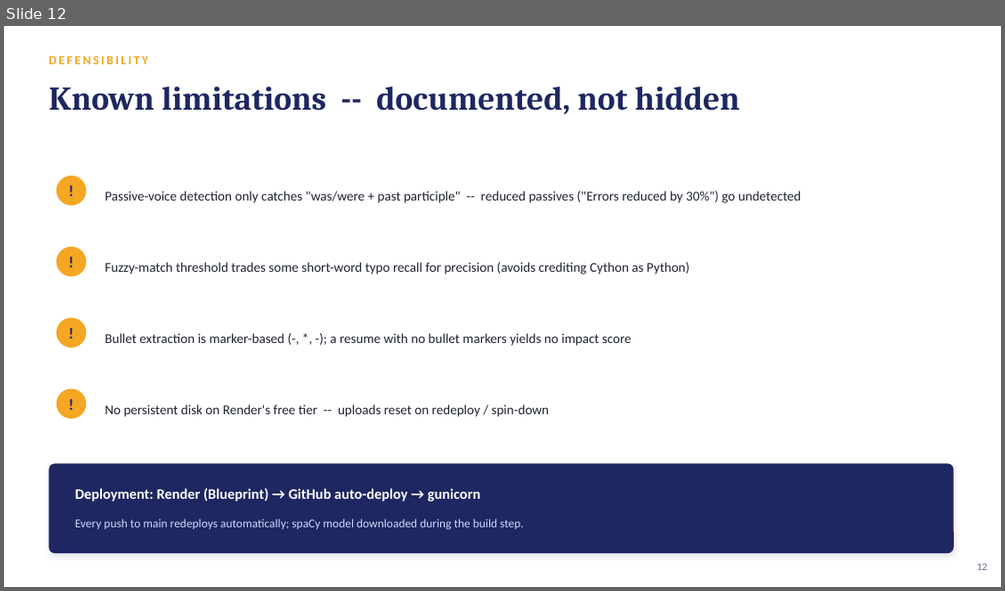
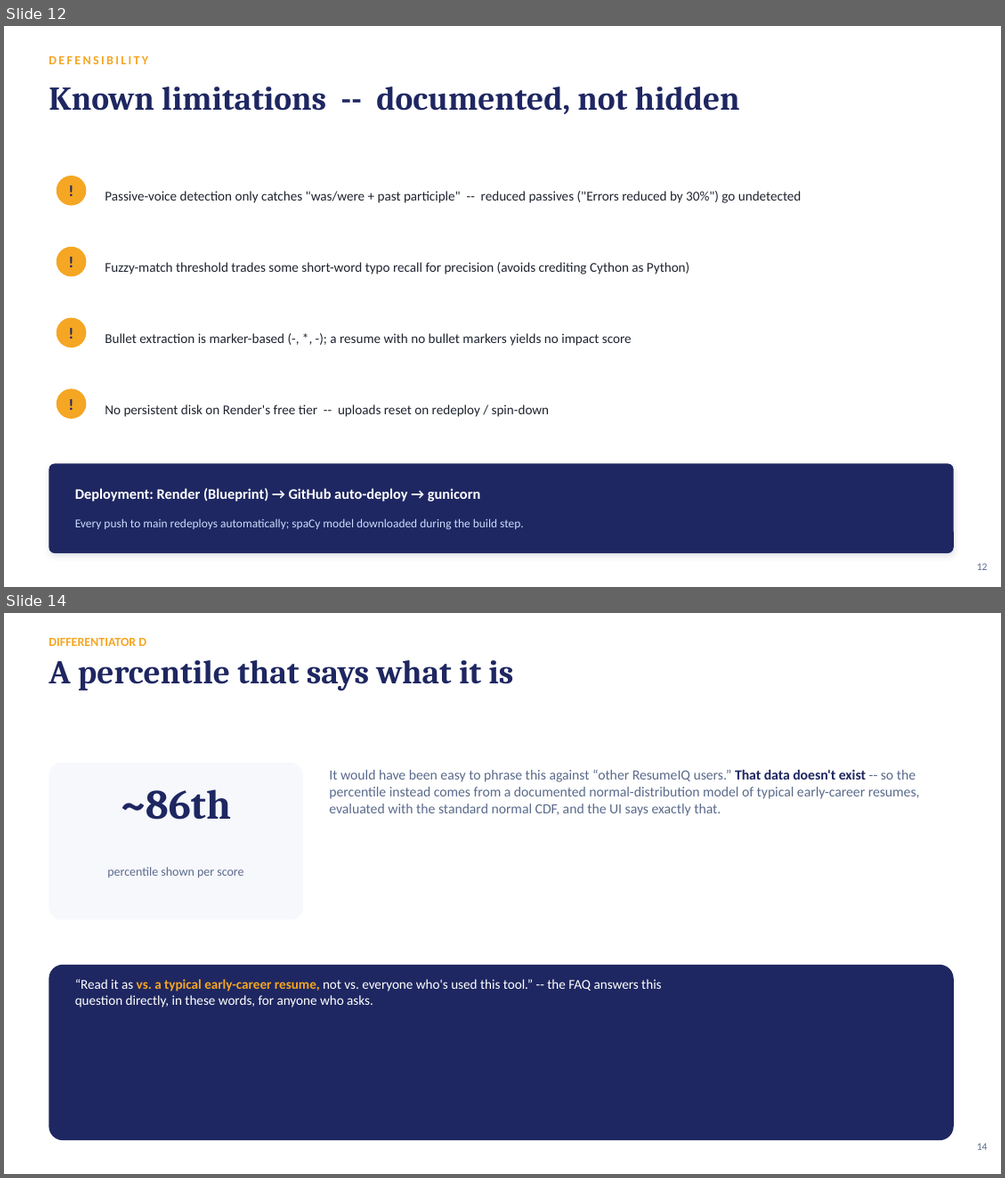
Before and after one commit to AdityaParthasarathy/resumeiq, a slide deck: docs/ResumeIQ_Presentation.pptx. Shown one above the other, each under a label of ours: slide 12 before the commit, slides 12 and 14 after it; the slides between them are not shown. The pictures are 1005x591 and 1005x1178 pixels, drawn with LibreOffice and Linux fonts; fonts in the diff are those of the drawing. Boxes give left, top, right and bottom in pixels: in the first picture for what was removed or moved away, otherwise in the second. Text is boxed around its words. In the diff, an @@ line names an element or a change of style, - is before the commit and + after.

```diff
--- a/docs/ResumeIQ_Presentation.pptx
+++ b/docs/ResumeIQ_Presentation.pptx
@@ slide 14 added at box(4, 613, 1001, 1174), background #FFFFFF @@
@@ text added at box(48, 638, 146, 646), 12 pt, text #F5A623, bold @@
+DIFFERENTIATOR D
@@ text added at box(48, 660, 513, 690), 32 pt, text #1E2761, bold @@
+A percentile that says what it is
@@ rounded rectangle added at box(48, 763, 303, 919), fill #F7F8FC @@
@@ text added at box(329, 770, 920, 816), 13.5 pt, text #5B6B8C @@
+It would have been easy to phrase this against “other ResumeIQ users.” That data doesn't exist -- so the percentile instead comes from a documented normal-distribution model of typical early-career resumes, evaluated with the standard normal CDF, and the UI says exactly that.
@@ text added at box(121, 789, 231, 819), 40 pt, text #1E2761, bold @@
+~86th
@@ text added at box(107, 867, 243, 877), 12 pt, text #5B6B8C @@
+percentile shown per score
@@ rounded rectangle added at box(48, 965, 954, 1140), fill #1E2761 @@
@@ text added at box(75, 979, 661, 1007), 13 pt, text #FFFFFF @@
+“Read it as vs. a typical early-career resume, not vs. everyone who's used this tool.” -- the FAQ answers this question directly, in these words, for anyone who asks.
@@ text added at box(977, 1143, 987, 1150), 10 pt, text #5B6B8C @@
+14
```
Also in this commit, not shown: 5 slides changed, 3 other slides added, 2 other files.
